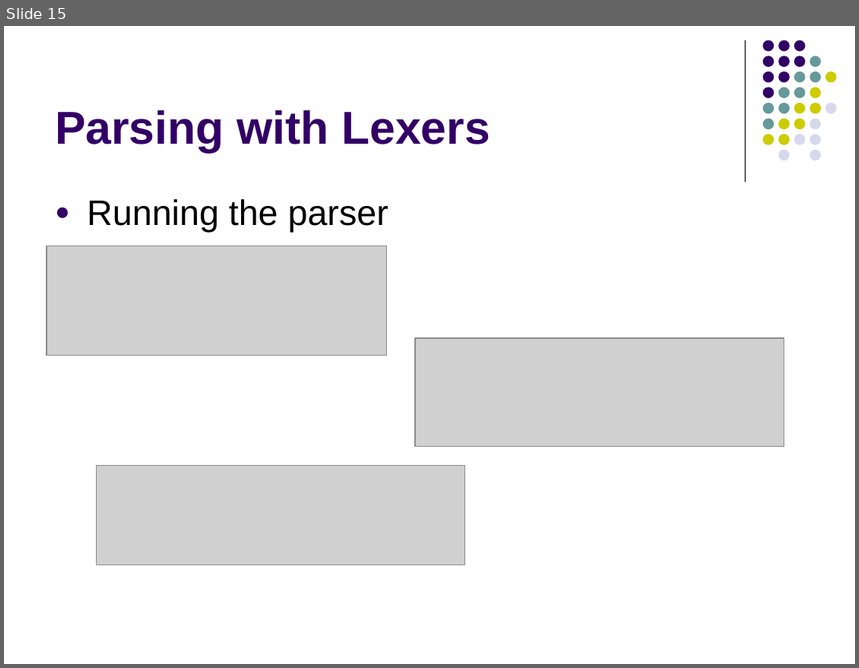
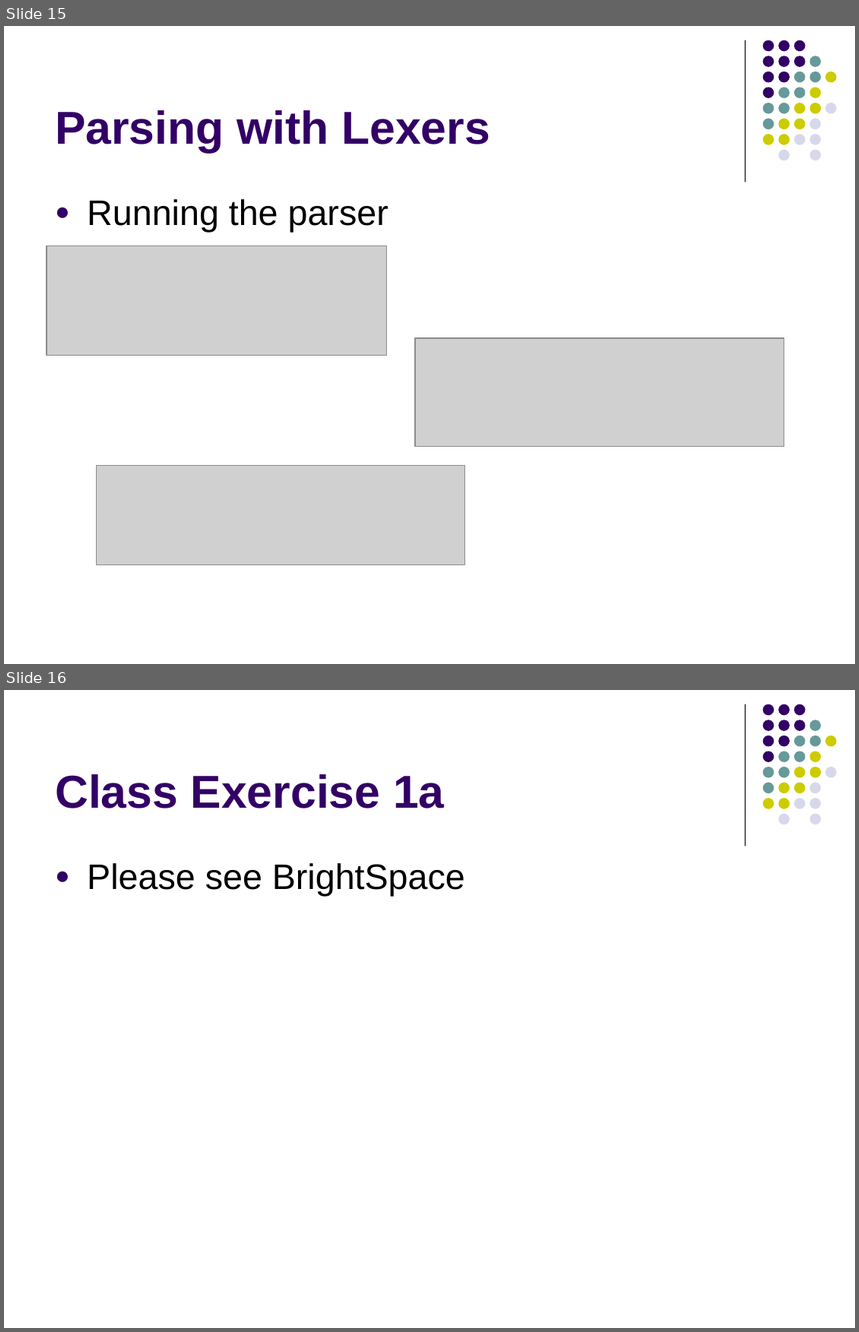
Before and after one commit to lutzhamel/CSC402, a slide deck: notes/csc402-ln004.pptx. Shown one above the other, each under a label of ours: slide 15 before the commit, slides 15 and 16 after it. The pictures are 859x668 and 859x1332 pixels, drawn with LibreOffice and Linux fonts; fonts in the diff are those of the drawing; grey boxes stand for pictures. Boxes give left, top, right and bottom in pixels: in the first picture for what was removed or moved away, otherwise in the second. Text is boxed around its words. In the diff, an @@ line names an element or a change of style, - is before the commit and + after.

```diff
--- a/notes/csc402-ln004.pptx
+++ b/notes/csc402-ln004.pptx
@@ slide 16 added at [4, 690, 855, 1328], background #FFFFFF; not listed: 32 template elements that a slide beside it also shows @@
@@ title added at [55, 774, 444, 809], 39 pt, text #330066, bold @@
+Class Exercise 1a
@@ text added at [87, 863, 465, 897], 30 pt, text #000000 @@
+● Please see BrightSpace
```
Also in this commit, not shown: 1 other file.
